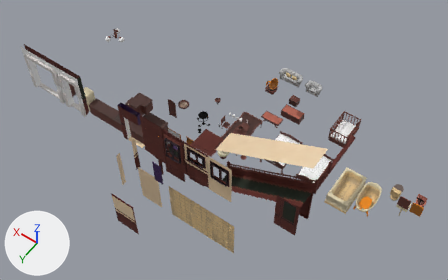
An edit to the FBX model Assets/Models/Builds_Models/Build01.fbx, drawn before and after from the same camera.
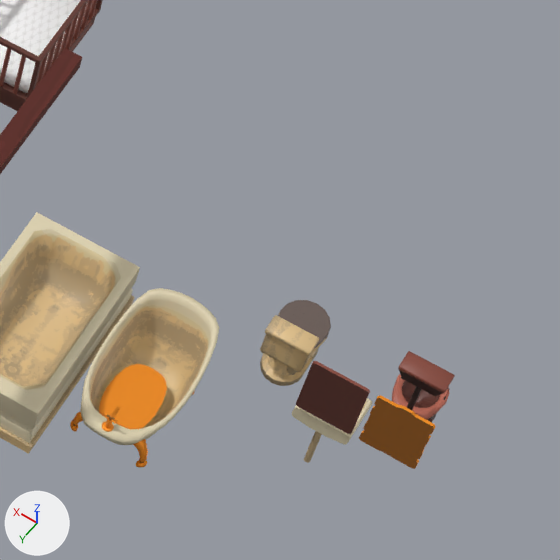
Old and new are each drawn whole from a 50 mm camera at (-20.4, 25.6, 42.6) aimed at (-2.3, 0.4, 2.9) and again close up on the part from 76% to 100% of the width and 45% to 84% of the height. Lighting does not change. The marker at lower left points along +X, +Y and +Z. The first two pictures are the older version. Where no turn or scale is listed for an object, it has been applied to the vertices.

Objects in the first close-up: 'Bath', 'Bath2', 'BathWater', 'Bed_Baby', 'Bed_Baby_Mattresss', 'Mirror_01', 'Mirror_02', 'Toilet_Close', 'Washbasin', 'stairs_ground_ramp', 'toilet_01', 'toilet_02' and 2 more.
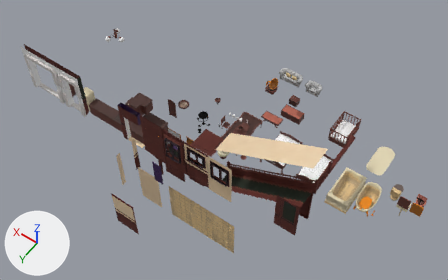
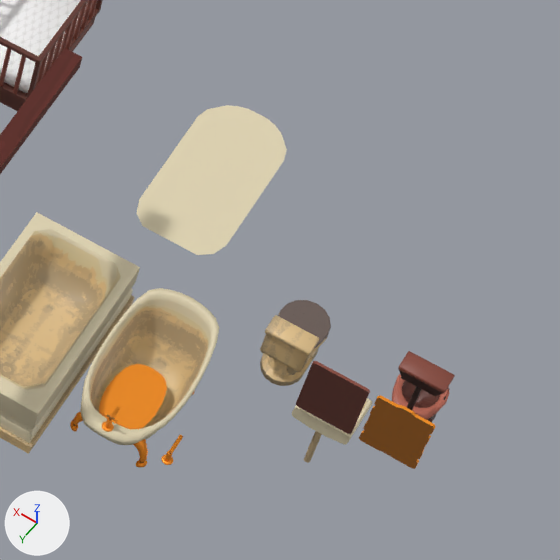
Pixel boxes [x1, y1, x2, y2] of what changed, in the close-ups (560 x 560 px):
'BathWaterSquare', added (beige)
    after: [137, 105, 287, 255]
'Faucet_Long', added
    after: [161, 435, 183, 465]
    faces in mat_gold (orange #ff9922): [161, 435, 183, 465]

Edits to the bpy script that builds the scene:
```text
Add me_circle_081:
    me_circle_081.from_pydata(...)  # 261 vertices, 494 faces; spans x -0.09..0.09, y -0.391..0.09, z 0.0..0.291
    # faces by material slot: [332, 162]
    me_circle_081.materials.append(mat_gold)  # orange #ff9922
    me_circle_081.materials.append(mat_golddark)  # brown #a26116
Add me_plane_138:
    me_plane_138.from_pydata(...)  # 42 vertices, 60 faces; spans x -0.77..0.77, y -1.63..1.46, z 0.0
    me_plane_138.materials.append(mat_bathtub)  # picture img_bathtub_psd
Add ob_faucet_long:
    ob_faucet_long = bpy.data.objects.new('Faucet_Long', me_circle_081)
    ob_faucet_long.location = (-15.11, -1.48, 1.03)
Add ob_bathwatersquare:
    ob_bathwatersquare = bpy.data.objects.new('BathWaterSquare', me_plane_138)
    ob_bathwatersquare.location = (-13.3, -6.55, 1.03)
```
